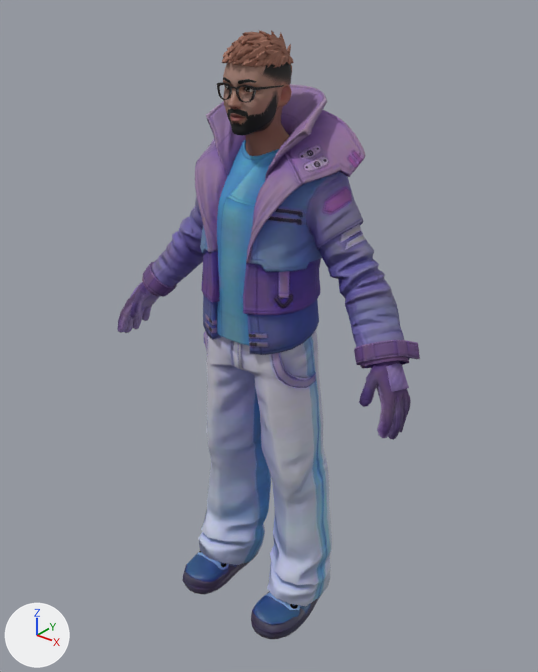
The glTF model public/models/boy.glb: old version first, new version second.
Both versions are drawn from a 50 mm lens placed at (1.302, -1.608, 1.986), pointed at (-0.002, 0.022, 0.976). The lights are fixed; the arrows at lower left show +X, +Y and +Z. Vertices at the same position are counted once.

Objects in the first picture: 'Wolf3D_Glasses', 'Wolf3D_Hair', 'Wolf3D_Head', 'Wolf3D_Outfit_Bottom', 'Wolf3D_Outfit_Footwear', 'Wolf3D_Outfit_Top'.
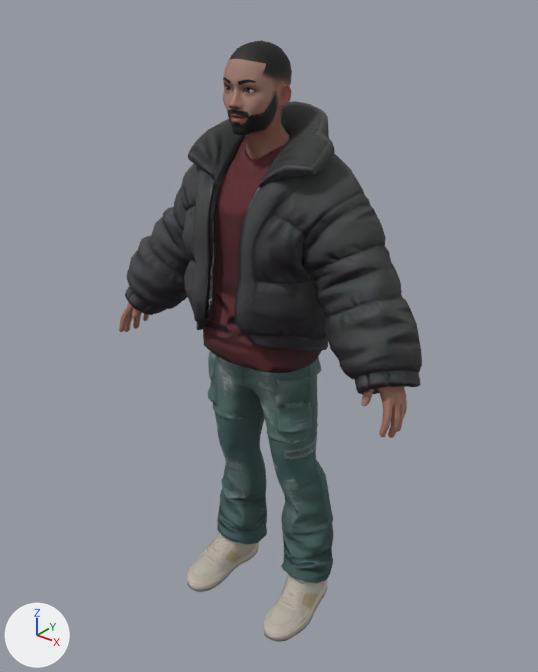
Changed parts and their boxes (x1, y1, x2, y2) in the pictures (538 x 672 px; the box of a moved part takes in the faces that stretch with it):
'Wolf3D_Outfit_Top', surface changed, reshaped (blue to brown, 17% shorter): before (118, 84, 420, 440); after (125, 101, 422, 395)
'Wolf3D_Outfit_Bottom', surface changed, reshaped (grey to black): before (199, 330, 332, 606); after (208, 351, 334, 583)
'Wolf3D_Outfit_Footwear', surface changed, reshaped: before (182, 551, 320, 639); after (187, 533, 327, 642)
'Wolf3D_Hair', deleted: before (222, 30, 294, 75)
'Wolf3D_Body', added (brown): after (119, 303, 407, 438)
'Wolf3D_Glasses', deleted: before (217, 82, 284, 102)
part 1 of me_wolf3d_outfit_top, rebuilt (11% wider, 14% taller): before (142, 110, 409, 368); after (125, 101, 422, 395)
part 2 of me_wolf3d_outfit_top, deleted (purple): before (118, 84, 420, 440)
part 3 of me_wolf3d_outfit_bottom, added (cyan): after (208, 351, 322, 443)
part 4 of me_wolf3d_outfit_bottom, added (cyan): after (268, 428, 334, 583)
part 5 of me_wolf3d_outfit_bottom, moved or reshaped: before (199, 330, 332, 606); after (215, 411, 267, 545)
part 6 of me_wolf3d_outfit_footwear, rebuilt: before (251, 591, 320, 639); after (264, 574, 327, 642)
part 7 of me_wolf3d_outfit_footwear, rebuilt: before (182, 551, 258, 594); after (187, 533, 259, 592)

Patch to the scene script:
```diff
--- a/public/models/boy.glb.py
+++ b/public/models/boy.glb.py
@@ mat_wolf3d_outfit_bottom @@
 n2 = _N.new('ShaderNodeTexImage'); n2.name = 'Image Texture'
-n2.image = img_outfit_snowboard_06_v2_m_bottom_d
+n2.image = img_pants_adventure_01_aquaripped_c
 n2.extension = 'EXTEND'
-n3 = _N.new('ShaderNodeMath'); n3.name = 'Math'
-n3.operation = 'MULTIPLY'
-n3.inputs[1].default_value = 0.0  # 'Value'
 n4 = _N.new('ShaderNodeSeparateColor'); n4.name = 'Separate Color'
 n5 = _N.new('ShaderNodeTexImage'); n5.name = 'Image Texture.001'
-n5.image = img_outfit_snowboard_06_v2_m_bottom_r
+n5.image = img_pants_adventure_01_aquaripped_m_pants_adventure_01_aquaripped_r
 n5.extension = 'EXTEND'
@@ mat_wolf3d_outfit_bottom @@
 n7 = _N.new('ShaderNodeTexImage'); n7.name = 'Image Texture.002'
-n7.image = img_outfit_snowboard_06_v2_m_bottom_n
+n7.image = img_pants_adventure_01_aquaripped_n
 n7.extension = 'EXTEND'
@@ mat_wolf3d_outfit_bottom @@
 n0 = _N.new('ShaderNodeBsdfPrincipled'); n0.name = 'Principled BSDF'
 _L.new(n2.outputs[0], n0.inputs[0])  # 'Color' to 'Base Color'
-_L.new(n3.outputs[0], n0.inputs[1])  # 'Value' to 'Metallic'
-_L.new(n4.outputs[2], n3.inputs[0])  # 'Blue' to 'Value'
 _L.new(n4.outputs[1], n0.inputs[2])  # 'Green' to 'Roughness'
@@ mat_wolf3d_outfit_bottom @@
 _L.new(n7.outputs[0], n6.inputs[1])  # 'Color' to 'Color'
+_L.new(n4.outputs[2], n0.inputs[1])  # 'Blue' to 'Metallic'
@@ mat_wolf3d_outfit_footwear @@
 n2 = _N.new('ShaderNodeTexImage'); n2.name = 'Image Texture'
-n2.image = img_outfit_snowboard_06_v2_m_footwear_d
+n2.image = img_tennis_casual_01_beige_c
 n2.extension = 'EXTEND'
@@ mat_wolf3d_outfit_footwear @@
 n4 = _N.new('ShaderNodeTexImage'); n4.name = 'Image Texture.001'
-n4.image = img_outfit_snowboard_06_v2_m_footwear_m_outfit_snowboard_06_v2_m_fo
+n4.image = img_tennis_casual_01_m_jpg_tennis_casual_01_grey_r
 n4.extension = 'EXTEND'
@@ mat_wolf3d_outfit_footwear @@
 n6 = _N.new('ShaderNodeTexImage'); n6.name = 'Image Texture.002'
-n6.image = img_outfit_snowboard_06_v2_m_footwear_n
+n6.image = img_tennis_casual_01_n
 n6.extension = 'EXTEND'
@@ mat_wolf3d_outfit_top @@
 n2 = _N.new('ShaderNodeTexImage'); n2.name = 'Image Texture'
-n2.image = img_outfit_snowboard_06_v2_m_top_d
+n2.image = img_jacket_puffed_01_olive_c
 n2.extension = 'EXTEND'
@@ mat_wolf3d_outfit_top @@
 n4 = _N.new('ShaderNodeTexImage'); n4.name = 'Image Texture.001'
-n4.image = img_outfit_snowboard_06_v2_m_top_m_outfit_snowboard_06_v2_m_top_r
+n4.image = img_jacket_puffed_01_olive_m_jacket_puffed_01_olive_r
 n4.extension = 'EXTEND'
@@ mat_wolf3d_outfit_top @@
 n6 = _N.new('ShaderNodeTexImage'); n6.name = 'Image Texture.002'
-n6.image = img_outfit_snowboard_06_v2_m_top_n
+n6.image = img_jacket_puffed_01_olive_n
 n6.extension = 'EXTEND'
@@ me_wolf3d_outfit_bottom @@
-me_wolf3d_outfit_bottom.from_pydata(...)  # 549 vertices, 1072 faces; spans x -0.25..0.25, y -0.15..0.14, z 0.025..1.083
+me_wolf3d_outfit_bottom.from_pydata(...)  # 2502 vertices, 4975 faces; spans x -0.244..0.244, y -0.129..0.15, z 0.075..1.098
+# me_wolf3d_outfit_bottom part 3: a new loose piece of 1458 vertices spanning x -0.203..0.202, y -0.129..0.149, z 0.693..1.098, in mat_wolf3d_outfit_bottom
+# me_wolf3d_outfit_bottom part 4: a new loose piece of 486 vertices spanning x 0.018..0.244, y -0.088..0.15, z 0.075..0.702, in mat_wolf3d_outfit_bottom
+# me_wolf3d_outfit_bottom part 5: 548 vertices removed from x -0.25..0.25, y -0.15..0.14, z 0.025..1.083; 496 vertices added at x -0.244..-0.023, y -0.088..0.15, z 0.078..0.703
 me_wolf3d_outfit_bottom.materials.append(mat_wolf3d_outfit_bottom)
@@ me_wolf3d_outfit_footwear @@
-me_wolf3d_outfit_footwear.from_pydata(...)  # 664 vertices, 1288 faces; spans x -0.243..0.243, y -0.236..0.131, z -0.001..0.218
+me_wolf3d_outfit_footwear.from_pydata(...)  # 706 vertices, 1322 faces; spans x -0.246..0.246, y -0.204..0.128, z -0.009..0.165
+# me_wolf3d_outfit_footwear part 6: the loose piece of 332 vertices spanning x 0.085..0.243, y -0.236..0.131, z -0.001..0.218 is rebuilt with 353 vertices and now spans x 0.1..0.246, y -0.204..0.128, z -0.009..0.165
+# me_wolf3d_outfit_footwear part 7: the loose piece of 332 vertices spanning x -0.243..-0.085, y -0.236..0.131, z -0.001..0.218 is rebuilt with 353 vertices and now spans x -0.246..-0.1, y -0.204..0.128, z -0.009..0.165
 me_wolf3d_outfit_footwear.materials.append(mat_wolf3d_outfit_footwear)
@@ me_wolf3d_outfit_top @@
-me_wolf3d_outfit_top.from_pydata(...)  # 3089 vertices, 5910 faces; spans x -0.537..0.537, y -0.168..0.168, z 0.882..1.707
+me_wolf3d_outfit_top.from_pydata(...)  # 2018 vertices, 4018 faces; spans x -0.535..0.535, y -0.224..0.218, z 0.953..1.665
+# me_wolf3d_outfit_top part 1: the loose piece of 1821 vertices spanning x -0.496..0.496, y -0.168..0.168, z 1.009..1.655 is rebuilt with 2018 vertices and now spans x -0.535..0.535, y -0.224..0.218, z 0.953..1.665
+# me_wolf3d_outfit_top part 2: 7 loose pieces with 1268 vertices, spanning x -0.537..0.537, y -0.154..0.165, z 0.882..1.707, are deleted
 me_wolf3d_outfit_top.materials.append(mat_wolf3d_outfit_top)
@@ ob_wolf3d_hair @@
-ob_wolf3d_hair = bpy.data.objects.new('Wolf3D_Hair', me_wolf3d_hair)
@@ ob_wolf3d_glasses @@
-ob_wolf3d_glasses = bpy.data.objects.new('Wolf3D_Glasses', me_wolf3d_glasses)
@@ ob_wolf3d_body @@
+ob_wolf3d_body = bpy.data.objects.new('Wolf3D_Body', me_wolf3d_body)  # 2958 vertices, 5816 faces; spans x -0.53..0.53, y -0.15..0.112, z 0.077..1.349; in mat_wolf3d_body (picture img_basecolor_002)
+ob_wolf3d_body.location = (0.0, 0.0, 0.0)
```
